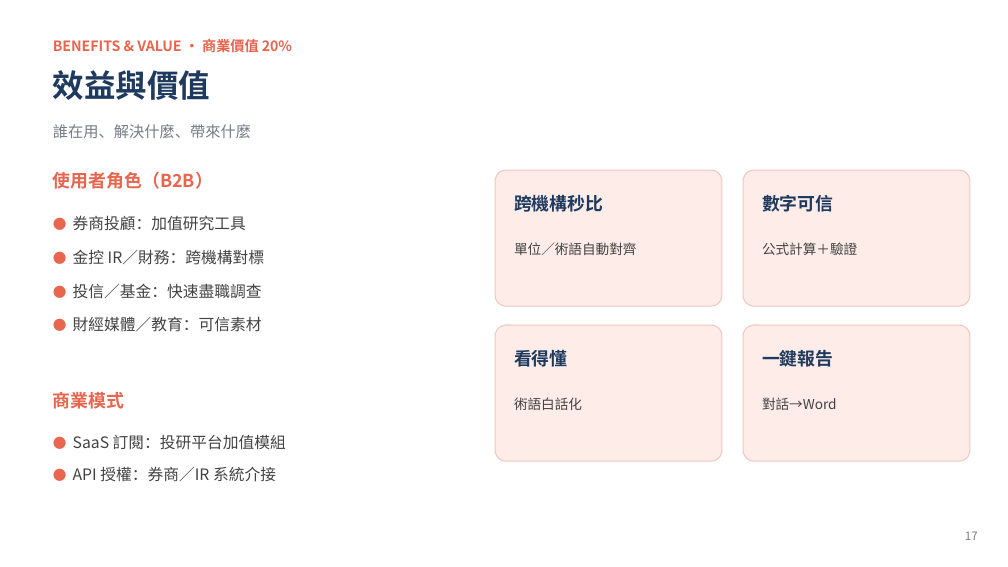
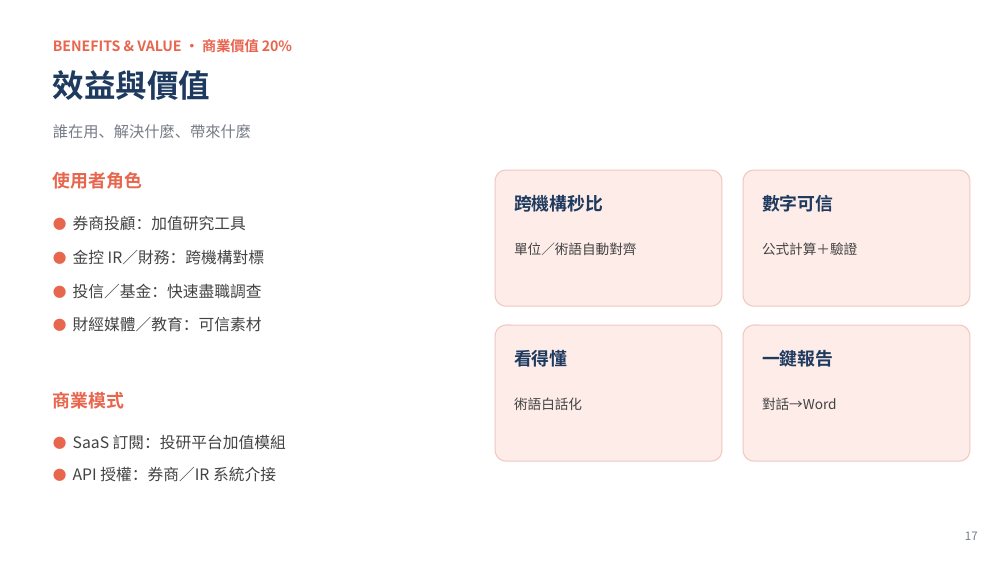
Before and after one commit to WangChiaChen/hybrid-rag-project, a slide deck: slide 17 of 比賽簡報_升級版.pptx. Drawn at 1008x567 pixels with LibreOffice and Linux fonts; fonts in the diff are those of the drawing. Boxes give left, top, right and bottom in pixels: in the first picture for what was removed or moved away, otherwise in the second. Text is boxed around its words. In the diff, an @@ line names an element or a change of style, - is before the commit and + after.

```diff
--- a/比賽簡報_升級版.pptx
+++ b/比賽簡報_升級版.pptx
@@ text at (53,172,142,189): text changed @@
-使用者角色（B2B）
+使用者角色
```
Also in this commit, not shown: 2 other slides changed, 1 other file.
